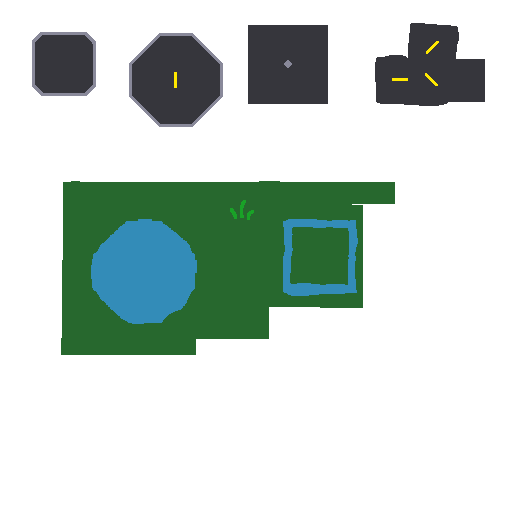
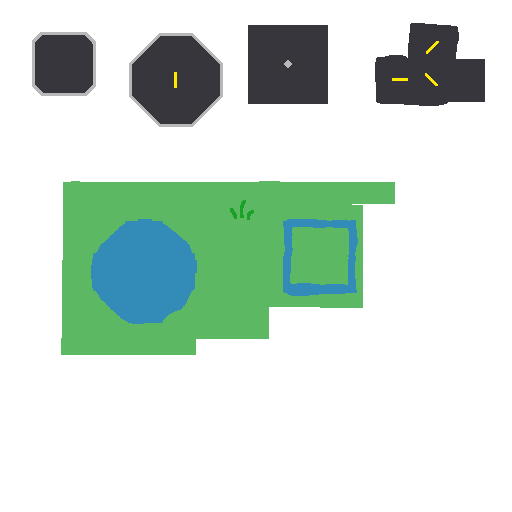
Before/after of a 512x512 layered artwork. What changed in the layer stack:
painted on "Background" over 32, 32, 395, 355
